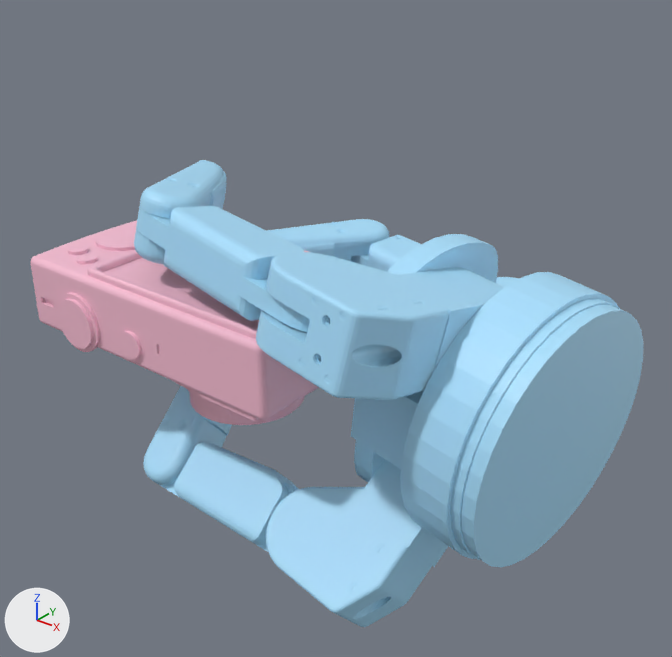
An edit to the glTF model static/data/3dmodel/Barrett/contactdb+camera/5.glb, drawn before and after from the same camera.
Camera for both pictures: a camera (50 mm lens) standing at (0.221, -0.205, 0.137) and looking at (0.043, 0.017, -0.001). Arrows for +X, +Y and +Z are at lower left; the lights stay in place. Where no turn or scale is listed for an object, it has been applied to the vertices.

Script lines for the objects in view, before the commit:
```python
me_geometry_0 = bpy.data.meshes.new('geometry_0')
me_geometry_0.from_pydata(...)  # 12193 vertices, 24320 faces; spans x -0.06..0.134, y -0.041..0.093, z -0.086..0.048
me_geometry_0.materials.append(mat_defaultmaterial)
ob_geometry_0 = bpy.data.objects.new('geometry_0', me_geometry_0)
ob_geometry_0.location = (0.0, 0.0, 0.0)
```
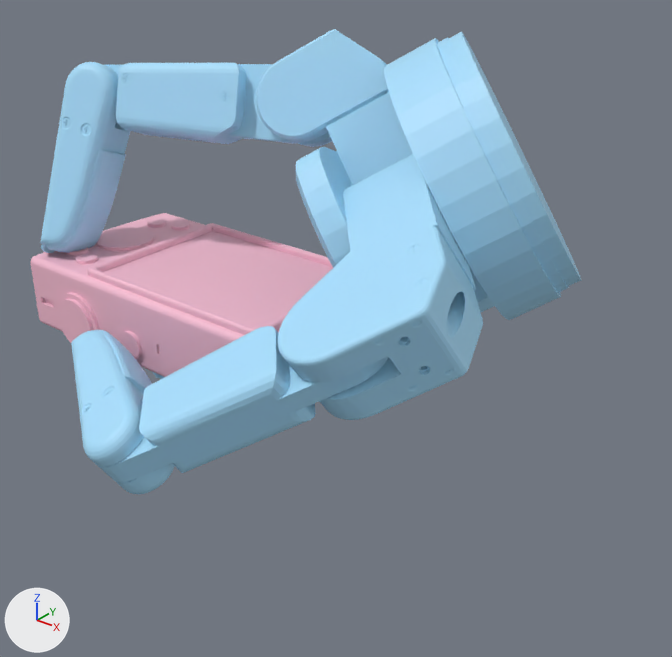
The edits, one by one:
me_geometry_0 is used by ob_geometry_0; location (0.0, 0.0, 0.0).
me_geometry_0 had 12193 vertices, 24320 faces and spanned x -0.06..0.134, y -0.041..0.093, z -0.086..0.048.
me_geometry_0 now has 12192 vertices, 24320 faces and spans x -0.06..0.119, y -0.081..0.112, z -0.062..0.096.
me_geometry_0 part 1: the loose piece of 347 vertices spanning x 0.062..0.134, y -0.023..0.067, z -0.057..0.037 is multiplied about its middle by the matrix ((0.678, -0.674, 0.293), (0.406, 0.012, -0.914), (0.612, 0.739, 0.282)), then moved by (-0.03, 0.017, 0.053).
me_geometry_0 part 2: the loose piece of 449 vertices spanning x -0.011..0.08, y -0.035..-0.003, z 0.016..0.045 is multiplied about its middle by the matrix ((0.878, -0.029, -0.477), (0.464, -0.189, 0.866), (-0.115, -0.982, -0.152)), then moved by (-0.048, 0.033, 0.039).
me_geometry_0 part 3: the loose piece of 1647 vertices spanning x -0.038..0.009, y -0.025..0.035, z 0.019..0.048 is multiplied about its middle by the matrix ((0.754, 0.376, -0.539), (0.58, 0.002, 0.814), (0.307, -0.927, -0.217)), then moved by (-0.035, -0.013, 0.014).
me_geometry_0 part 4: the loose piece of 449 vertices spanning x -0.021..0.072, y -0.025..0.004, z -0.079..-0.049 is multiplied about its middle by the matrix ((0.721, -0.443, 0.533), (0.451, -0.285, -0.846), (0.527, 0.85, -0.006)), then moved by (-0.015, 0.078, 0.034).
me_geometry_0 part 5: the loose piece of 1647 vertices spanning x -0.024..-0.001, y -0.024..0.037, z -0.077..-0.021 is multiplied about its middle by the matrix ((0.705, -0.57, 0.422), (0.258, -0.349, -0.901), (0.66, 0.744, -0.099)), then moved by (-0.007, 0.025, 0.01).
me_geometry_0 part 6: the loose piece of 1647 vertices spanning x -0.027..0.016, y 0.032..0.093, z -0.013..0.013 is multiplied about its middle by the matrix ((0.831, 0.535, 0.149), (0.425, -0.785, 0.45), (0.358, -0.311, -0.88)), then moved by (0.023, -0.119, -0.006).
me_geometry_0 part 7: a new loose piece of 210 vertices spanning x 0.004..0.054, y 0.013..0.054, z 0.054..0.094, in mat_defaultmaterial.
me_geometry_0 part 8: the loose piece of 925 vertices spanning x 0.044..0.107, y -0.032..0.038, z -0.086..-0.021 is deleted.
me_geometry_0 part 9: the loose piece of 211 vertices spanning x 0.065..0.109, y 0.058..0.087, z -0.024..0.005 is deleted.
me_geometry_0 part 10: 2 vertices moved within x 0.079..0.098, y -0.036..-0.03, z 0.037; 1367 vertices removed from x -0.004..0.112, y -0.041..0.093, z -0.02..0.042; 2292 vertices added at x 0.016..0.119, y -0.079..0.112, z -0.031..0.066.

Changed parts and their boxes [x1, y1, x2, y2] in the pictures (672 x 657 px; the box of a moved part takes in the faces that stretch with it):
'geometry_0', reshaped (10% narrower): before [30, 160, 644, 627]; after [30, 29, 581, 494]
part 1 of me_geometry_0, moved or reshaped: before [351, 234, 644, 568]; after [295, 31, 581, 320]
part 2 of me_geometry_0, moved or reshaped: before [136, 206, 310, 332]; after [105, 63, 301, 144]
part 3 of me_geometry_0, moved or reshaped: before [134, 160, 227, 264]; after [40, 62, 130, 253]
part 4 of me_geometry_0, moved or reshaped (not visible afterwards): before [160, 442, 298, 552]
part 5 of me_geometry_0, moved or reshaped: before [143, 386, 232, 486]; after [153, 372, 164, 379]
part 6 of me_geometry_0, moved or reshaped: before [267, 219, 389, 261]; after [71, 330, 175, 494]
part 7 of me_geometry_0, added (blue): after [256, 29, 389, 147]
part 8 of me_geometry_0, deleted (blue): before [266, 459, 448, 627]
part 9 of me_geometry_0, deleted: before [496, 277, 520, 287]
part 10 of me_geometry_0, moved or reshaped: before [256, 235, 505, 400]; after [98, 154, 494, 483]
